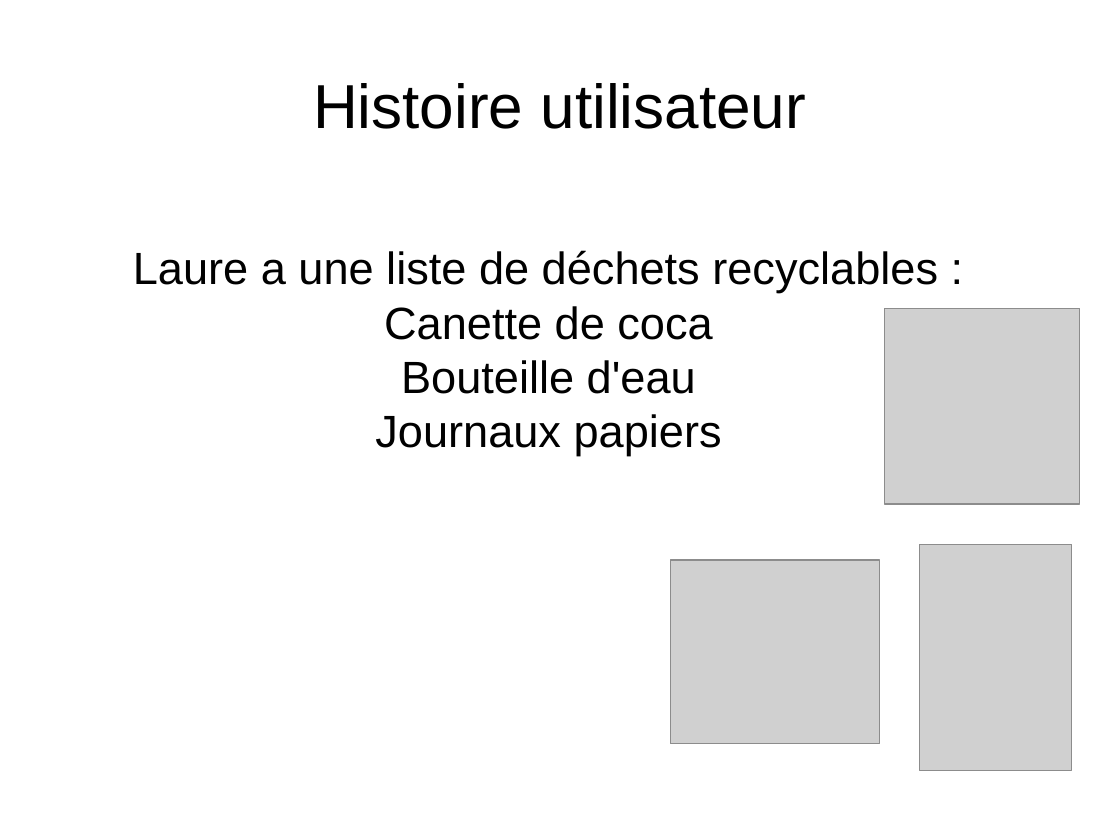
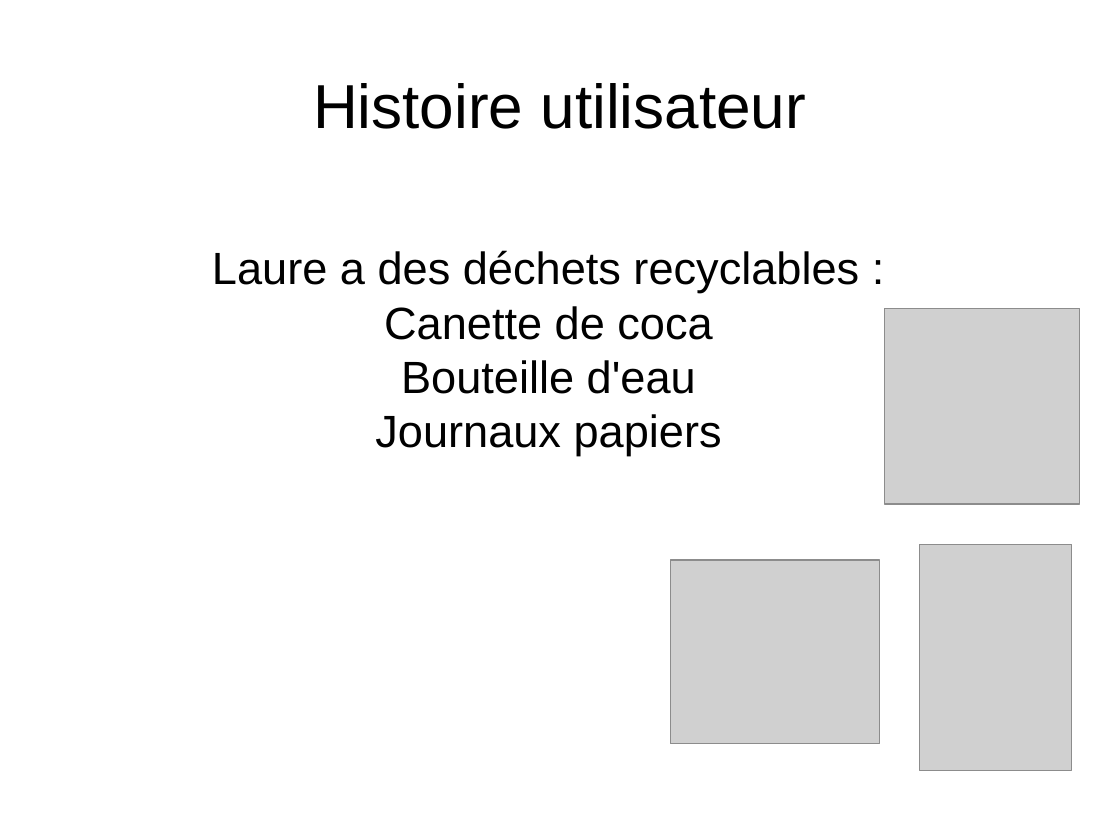
Before and after one commit to sebtoun/MtpHackathon2013, a slide deck: slide 2 of presentation.odp. Drawn at 1120x840 pixels with LibreOffice and Linux fonts; fonts in the diff are those of the drawing; grey boxes stand for pictures; background and template pictures are left out. Boxes give left, top, right and bottom in pixels: in the first picture for what was removed or moved away, otherwise in the second. Text is boxed around its words. In the diff, an @@ line names an element or a change of style, - is before the commit and + after.

```diff
--- a/presentation.odp
+++ b/presentation.odp
@@ subtitle at (x1=212, y1=250, x2=859, y2=293): text changed @@
-Laure a une liste de déchets recyclables :
+Laure a des déchets recyclables :
```
Also in this commit, not shown: 3 other slides changed, 4 other files.
